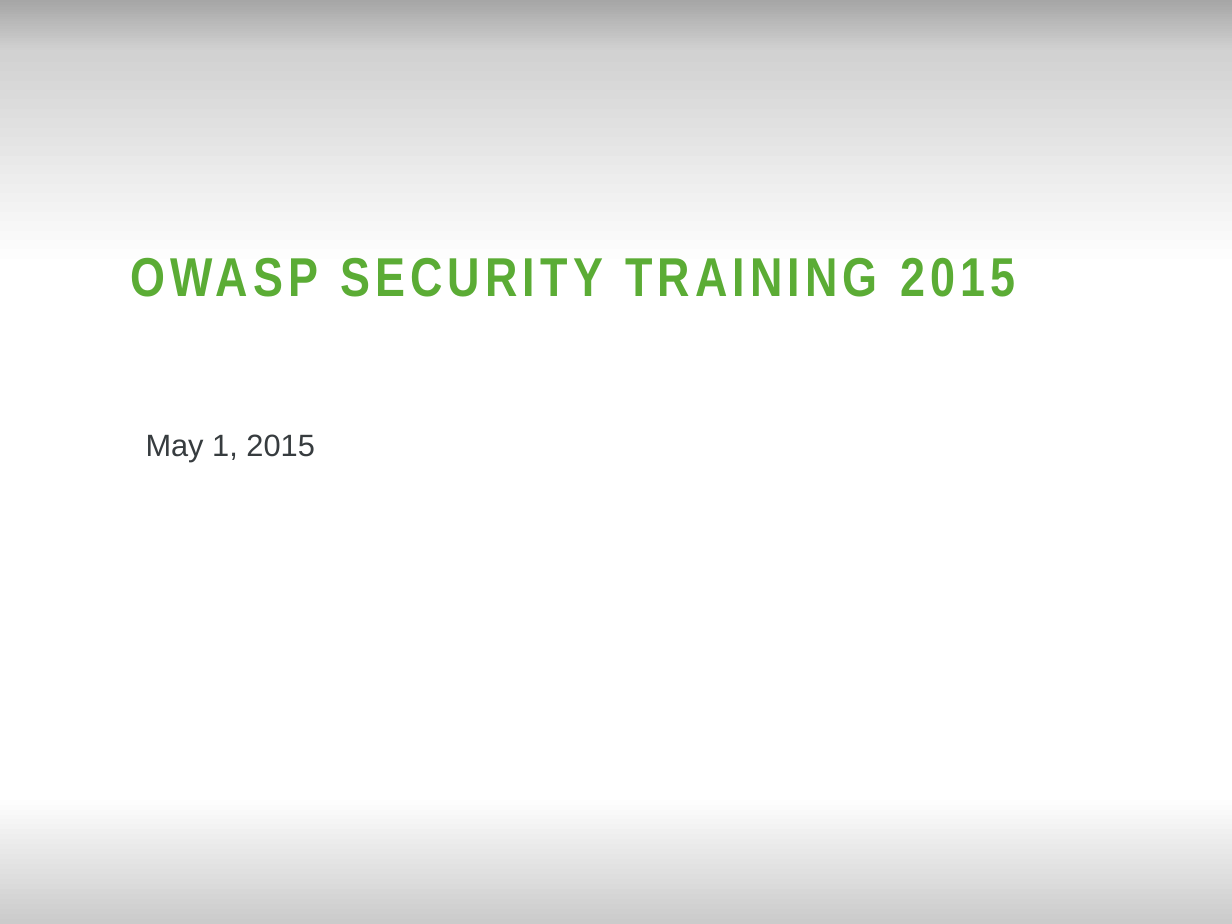
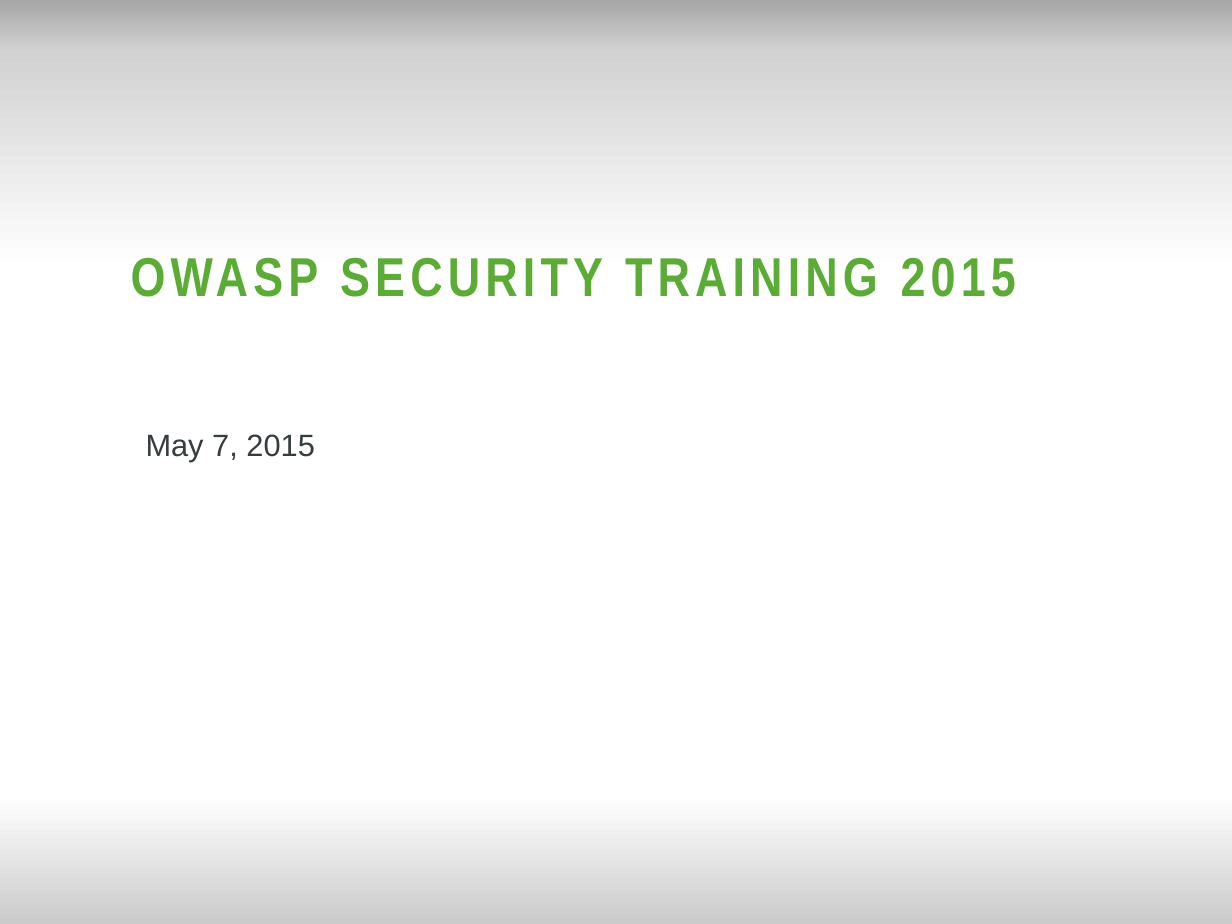
Before and after one commit to tjs1715/black-brd, a slide deck: slide 1 of public/OWASP-2015.pptx. Drawn at 1232x924 pixels with LibreOffice and Linux fonts; fonts in the diff are those of the drawing; background and template pictures are left out. Boxes give left, top, right and bottom in pixels: in the first picture for what was removed or moved away, otherwise in the second. Text is boxed around its words. In the diff, an @@ line names an element or a change of style, - is before the commit and + after.

```diff
--- a/public/OWASP-2015.pptx
+++ b/public/OWASP-2015.pptx
@@ text at bbox=[146, 434, 314, 461]: text changed @@
-May 1, 2015
+May 7, 2015
```
Also in this commit, not shown: 36 other slides changed, 2 slides added, 1 slide removed, 25 other files.
